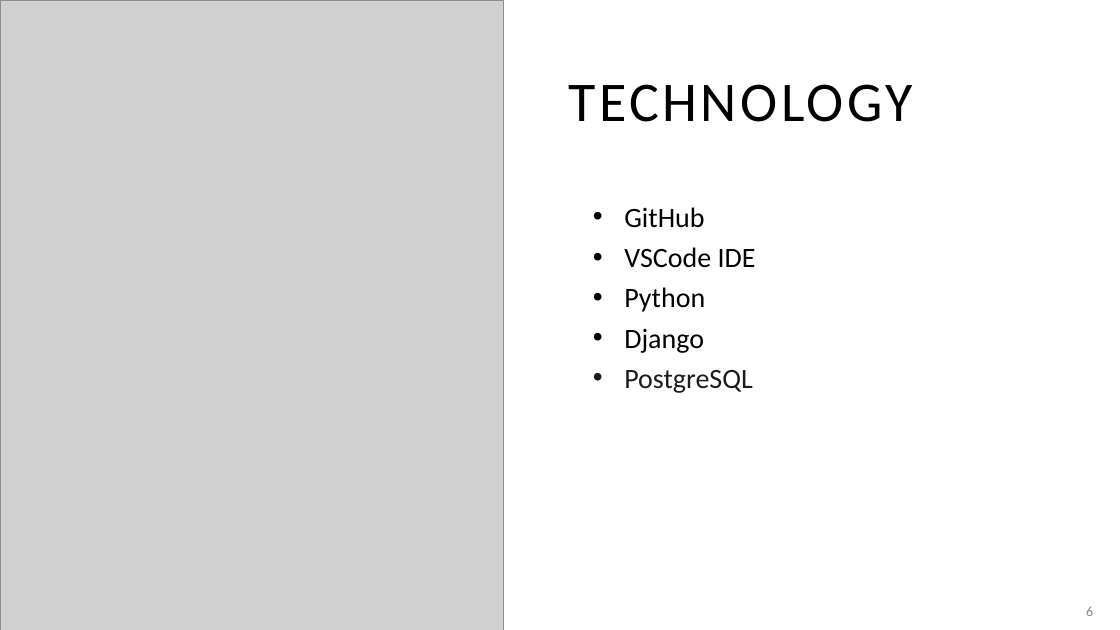
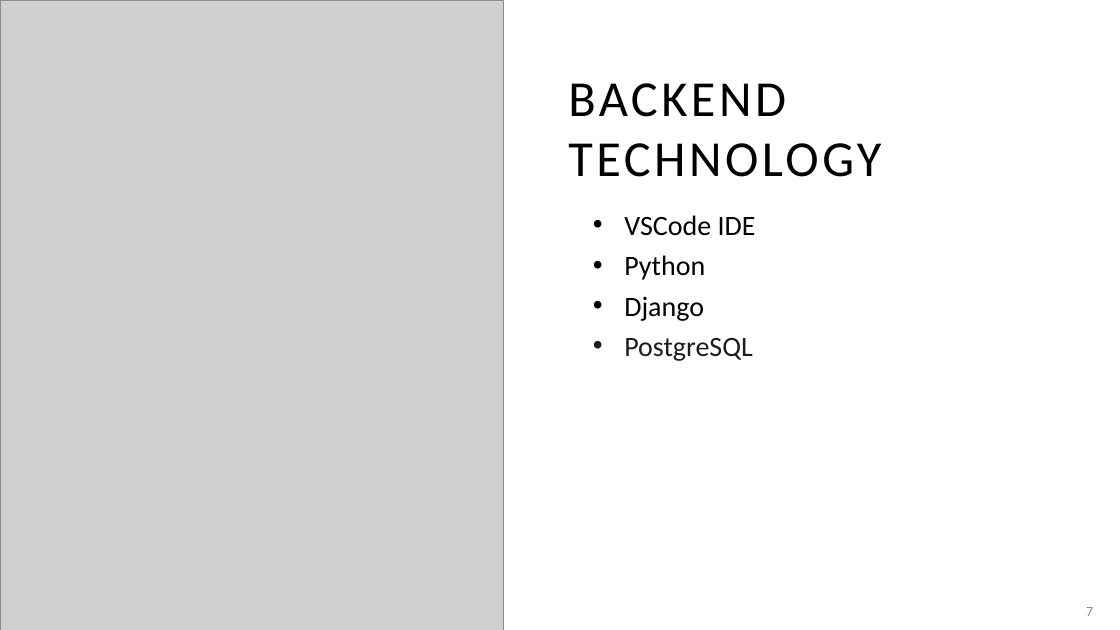
Before and after one commit to adriaonline/CPT200SP24-Team1, a slide deck: slide 7 of Phase 1 - Presentation.pptx (slide 6 before the commit). Drawn at 1120x630 pixels with LibreOffice and Linux fonts; fonts in the diff are those of the drawing; grey boxes stand for pictures. Boxes give left, top, right and bottom in pixels: in the first picture for what was removed or moved away, otherwise in the second. Text is boxed around its words. In the diff, an @@ line names an element or a change of style, - is before the commit and + after.

```diff
--- a/Phase 1 - Presentation.pptx
+++ b/Phase 1 - Presentation.pptx
@@ title at (x1=568, y1=83, x2=881, y2=177): text changed; size 48 to 43.2 pt @@
-TECHNOLOGY
+BACKEND
+TECHNOLOGY
@@ text "VSCode IDE" moved from (x1=624, y1=207, x2=756, y2=393) to (x1=624, y1=215, x2=756, y2=361) @@
@@ text at (x1=624, y1=207, x2=704, y2=228): paragraph removed @@
-• GitHub
@@ page number at (x1=1086, y1=607, x2=1093, y2=616): text changed @@
-6
+7
```
Also in this commit, not shown: 1 slide added, 2 other files.
